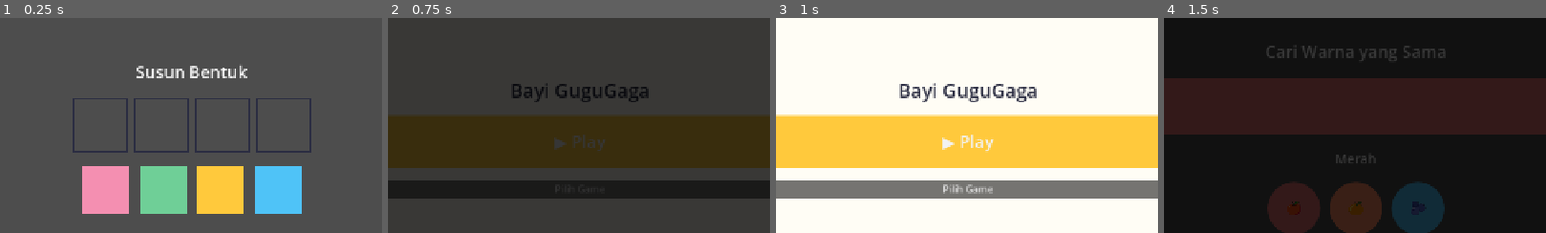
Above: before the commit, frames 1-4 (left to right).
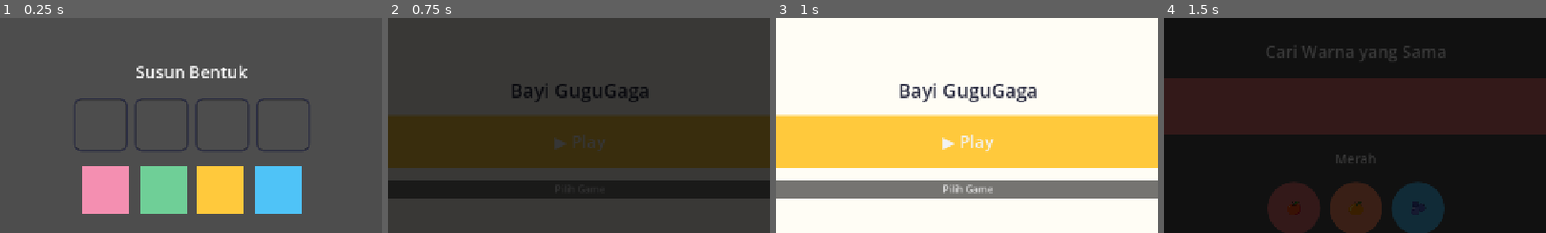
Above: after the commit, the same moments.

Repository: ptnusavisionmedia/game-balita
Game: Godot game, scene res://features/feature_puzzle/Puzzle.tscn
Two runs of this game, one before a commit and one after it. Both use one fixed random seed, a clock stepped at 60 frames per second and the inputs below. This scene is started directly instead of the project's main scene.
Inputs:
- Up to frame 1 (0.25 s): no input
- Up to frame 2 (0.75 s): click "🏠" at 0.5 s
- Up to frame 3 (1 s): no input
- Up to frame 4 (1.5 s): click "▶ Play" at 1.25 s
The pictures show only the part of the screen within x 25-75%, y 22-72%; the shares and areas given below are measured in that part.

The runs differ from the first frame. In frame 1, 1.3% of the frame differs, in the area x 19-82%, y 37-63%; in frame 2, nothing differs; in frame 3, nothing differs; in frame 4, nothing differs.

Commit message:
fix: feature_puzzle area klik tidak sesuai area gambar — pakai ColorRect/Panel
_draw() manual bikin area klik cuma 1 titik kecil, tidak sinkron sama
area gambar yang terlihat besar. Ganti ke node bawaan Godot langsung
(ColorRect buat piece, Panel buat slot) yang sudah terbukti konsisten
ukuran visual = hit-test di tempat lain di codebase ini.

Co-Authored-By: Claude Sonnet 5 <noreply@anthropic.com>

Diff:
--- a/features/feature_puzzle/puzzle_piece.gd
+++ b/features/feature_puzzle/puzzle_piece.gd
@@ -1,14 +1,15 @@
-extends Control
+extends ColorRect
 ## 1 keping puzzle draggable — lihat obsidian-vault/Specs/feature_puzzle.md.
 ## Placeholder: kotak warna polos (ganti potongan gambar asli begitu ada).
 ##
-## Gambar lewat `_draw()` LANGSUNG di root Control (pola sama ModuleIcon),
-## BUKAN lewat child Panel terpisah — versi awal pakai child Panel dengan
-## mouse_filter IGNORE di atasnya, tapi itu bikin piece TIDAK BISA
-## diklik/di-drag sama sekali (dilaporkan user 2026-11-21). _get_drag_data
-## cuma reliable kalau node yang override dia juga yang langsung menang
-## hit-test mouse, tanpa child lain yang berpotensi menutupi. Lihat
-## Decisions Log.
+## Update 2026-11-21 (ke-2): dulu pakai Control + child Panel (terbukti
+## tidak bisa diklik sama sekali), diganti ke Control + `_draw()` manual
+## (jadi bisa diklik tapi cuma di 1 titik kecil, bukan seluruh kotak —
+## hit-test vs area gambar tidak sinkron). Sekarang pakai `ColorRect`
+## bawaan Godot langsung — node ini sudah mengurus ukuran & hit-test-nya
+## sendiri secara konsisten (dipakai juga di background Home/Splash,
+## fade_rect GameFlow), jadi dijamin area klik = area gambar. Lihat
+## Decisions Log 2026-11-21.
 
 var piece_id: String = ""
 var piece_color: Color = Color.WHITE
@@ -16,10 +17,7 @@
 
 func _ready() -> void:
 	mouse_filter = Control.MOUSE_FILTER_PASS
-
-
-func _draw() -> void:
-	draw_rect(Rect2(Vector2.ZERO, size), piece_color)
+	color = piece_color
 
 
 func _get_drag_data(_at_position: Vector2) -> Variant:
--- a/features/feature_puzzle/puzzle_slot.gd
+++ b/features/feature_puzzle/puzzle_slot.gd
@@ -1,11 +1,10 @@
-extends Control
+extends Panel
 ## 1 slot target puzzle. "Snap longgar" = area drop-nya besar (ukuran
 ## slot sendiri, bukan radius piksel kecil) & cuma cek id keping cocok,
 ## bukan posisi presisi. Lihat obsidian-vault/Specs/feature_puzzle.md.
 ##
-## Gambar lewat `_draw()` langsung di root (pola sama `puzzle_piece.gd`
-## & `ModuleIcon`) — bukan child Panel terpisah, lihat catatan bug di
-## `puzzle_piece.gd` & Decisions Log 2026-11-21.
+## Pakai `Panel` bawaan Godot (bukan Control + `_draw()` manual) — lihat
+## catatan bug & alasan di `puzzle_piece.gd` & Decisions Log 2026-11-21.
 
 signal piece_dropped(piece_id: String)
 
@@ -16,23 +15,33 @@
 
 func _ready() -> void:
 	mouse_filter = Control.MOUSE_FILTER_PASS
+	_apply_empty_style()
 
 
-func _draw() -> void:
-	if filled:
-		draw_rect(Rect2(Vector2.ZERO, size), expected_color)
-	else:
-		draw_rect(Rect2(Vector2.ZERO, size), AppColors.INK, false, 3.0)
+func _apply_empty_style() -> void:
+	var style := StyleBoxFlat.new()
+	style.bg_color = Color(0, 0, 0, 0)
+	style.border_color = AppColors.INK
+	style.set_border_width_all(3)
+	style.set_corner_radius_all(12)
+	add_theme_stylebox_override("panel", style)
 
 
-## Keping yang TIDAK cocok cuma ditolak secara diam-diam (ditolak di
-## `_can_drop_data`, Godot otomatis balikin ke posisi semula) — tidak
-## ada suara/animasi "salah" di modul ini, lihat spek bagian Feedback.
+func _apply_filled_style() -> void:
+	var style := StyleBoxFlat.new()
+	style.bg_color = expected_color
+	style.set_corner_radius_all(12)
+	add_theme_stylebox_override("panel", style)
+
+
+## Keping yang TIDAK cocok cuma ditolak secara diam-diam (Godot otomatis
+## balikin ke posisi semula) — tidak ada suara/animasi "salah" di modul
+## ini, lihat spek bagian Feedback.
 func _can_drop_data(_at_position: Vector2, data) -> bool:
 	return not filled and data is Dictionary and data.get("piece_id", "") == expected_piece_id
 
 
 func _drop_data(_at_position: Vector2, data) -> void:
 	filled = true
-	queue_redraw()
+	_apply_filled_style()
 	piece_dropped.emit(data.get("piece_id", ""))
Not shown, changed: obsidian-vault/Decisions Log.md
